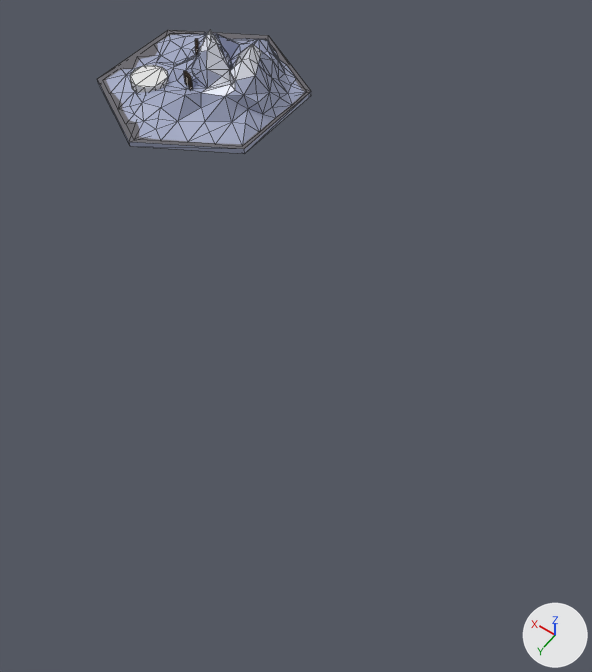
The Blender file src/MountainSculpt.blend: old version first, new version second.
Rendered twice from a 50 mm lens placed at (-8.95, 9.58, 9.21), pointed at (-4.47, 3.32, -0.63). The axes (+X, +Y, +Z) are drawn at lower right. The lights are the same throughout. Mesh edges are drawn as thin lines.
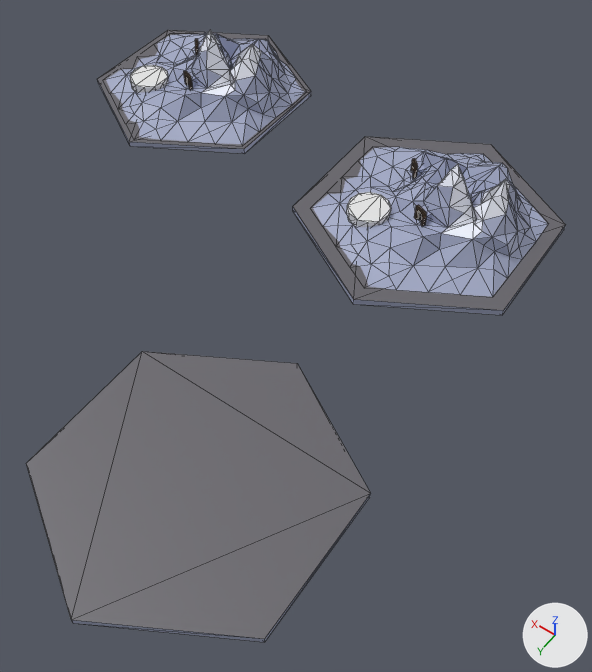
The newer file is also turned or shifted as a whole; pictures and numbers use the older file's frame.

Boxes [x1, y1, x2, y2] around the edits, measured in the pictures (592 x 672 px):
```json
{"object": "Copy.002", "change": "added", "after": [26, 351, 371, 642]}
{"object": "Copy.001", "change": "added", "after": [293, 136, 566, 315], "faces in mat_material_002": [293, 136, 566, 315], "faces in mat_material_001 (white #e7e7e7)": [347, 192, 391, 227]}
```

Edits to the scene script, one JSON object a line:
```json
{"op": "add", "block": "me_cylinder_004", "code": ["me_cylinder_004 = bpy.data.meshes.new('Cylinder.004')", "me_cylinder_004.from_pydata(...)  # a 6-sided cylinder along z spanning x -1.99..1.99, y -2.3..2.3, z 0.0..0.11", "me_cylinder_004.materials.append(mat_material_002)"]}
{"op": "add", "block": "me_cylinder_003", "code": ["me_cylinder_003 = bpy.data.meshes.new('Cylinder.003')", "me_cylinder_003.from_pydata(...)  # 287 vertices, 503 faces; spans x -1.99..1.99, y -2.3..2.3, z 0.0..1.5", "# faces by material slot: [459, 44]", "me_cylinder_003.materials.append(mat_material_002)", "me_cylinder_003.materials.append(mat_material_001)  # white #e7e7e7"]}
{"op": "add", "block": "ob_copy_002", "code": ["ob_copy_002 = bpy.data.objects.new('Copy.002', me_cylinder_004)", "ob_copy_002.location = (-4.85, 6.11, -0.61)", "_m = ob_copy_002.modifiers.new('Triangulate', 'TRIANGULATE')"]}
{"op": "add", "block": "ob_copy_001", "code": ["ob_copy_001 = bpy.data.objects.new('Copy.001', me_cylinder_003)", "ob_copy_001.location = (-4.85, 0.0, -0.61)", "_m = ob_copy_001.modifiers.new('Triangulate', 'TRIANGULATE')"]}
```
